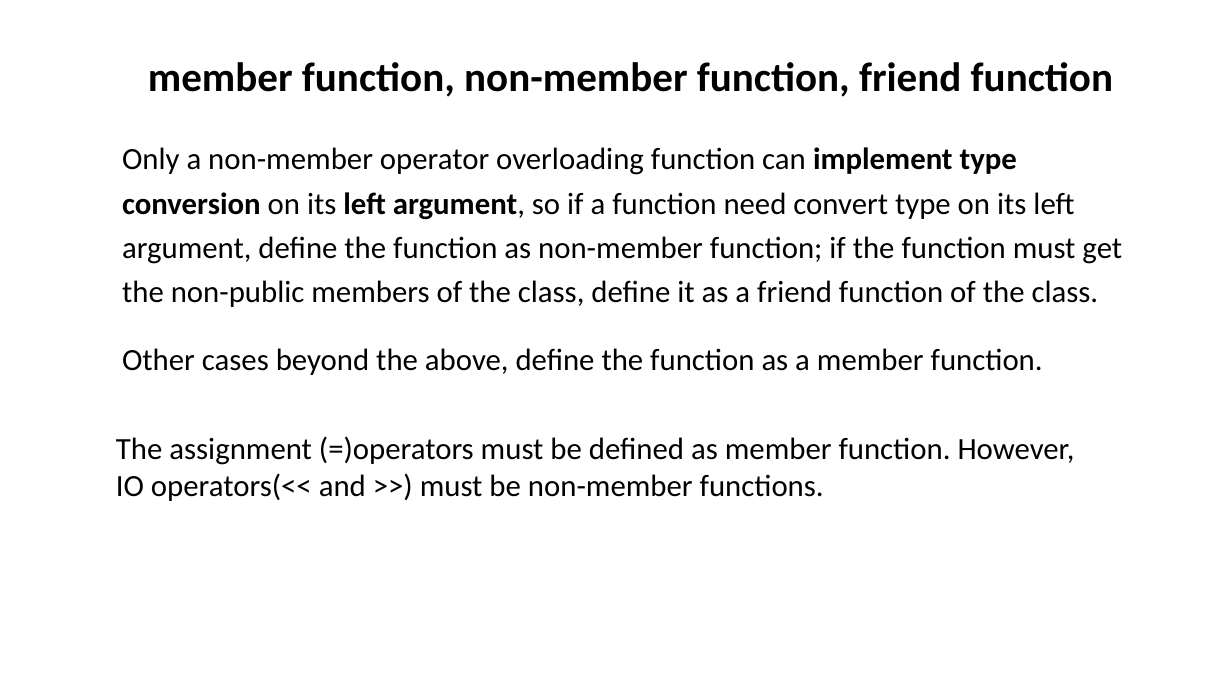
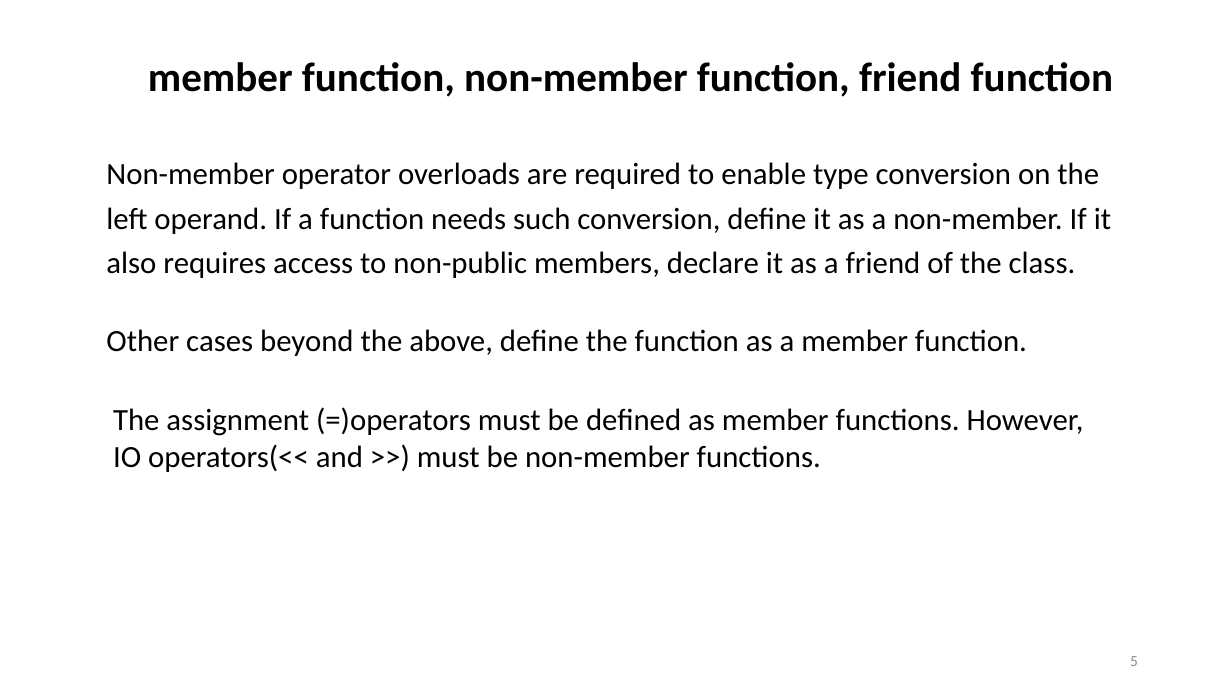
Before and after one commit to ShiqiYu/CPP, a slide deck: slide 5 of week10/Lab10.pptx (slide 4 before the commit). Drawn at 1232x693 pixels with LibreOffice and Linux fonts; fonts in the diff are those of the drawing; background and template pictures are left out. Boxes give left, top, right and bottom in pixels: in the first picture for what was removed or moved away, otherwise in the second. Text is boxed around its words. In the diff, an @@ line names an element or a change of style, - is before the commit and + after.

```diff
--- a/week10/Lab10.pptx
+++ b/week10/Lab10.pptx
@@ text at (106,162,1111,278): text changed @@
-  Only a non-member operator overloading function can implement type conversion on its left argument, so if a function need convert type on its left argument, define the function as non-member function; if the function must get the non-public members of the class, define it as a friend function of the class.
+  Non-member operator overloads are required to enable type conversion on the left operand. If a function needs such conversion, define it as a non-member. If it also requires access to non-public members, declare it as a friend of the class.
@@ text "Other cases beyond the above, ...": place and size @@
-text "Other cases beyond the above, ..." at (122,348,1043,375)
+text "Other cases beyond the above, ..." at (106,329,1027,356)
@@ text at (113,407,1084,472): text changed @@
-The assignment (=)operators must be defined as member function. However, IO operators(<< and >>) must be non-member functions.
+The assignment (=)operators must be defined as member functions. However, IO operators(<< and >>) must be non-member functions.
@@ page number added at (1130,656,1138,666), 12 pt, text #8C8C8C @@
+5
```
Also in this commit, not shown: 12 other slides changed, 7 slides added, 5 other files.
